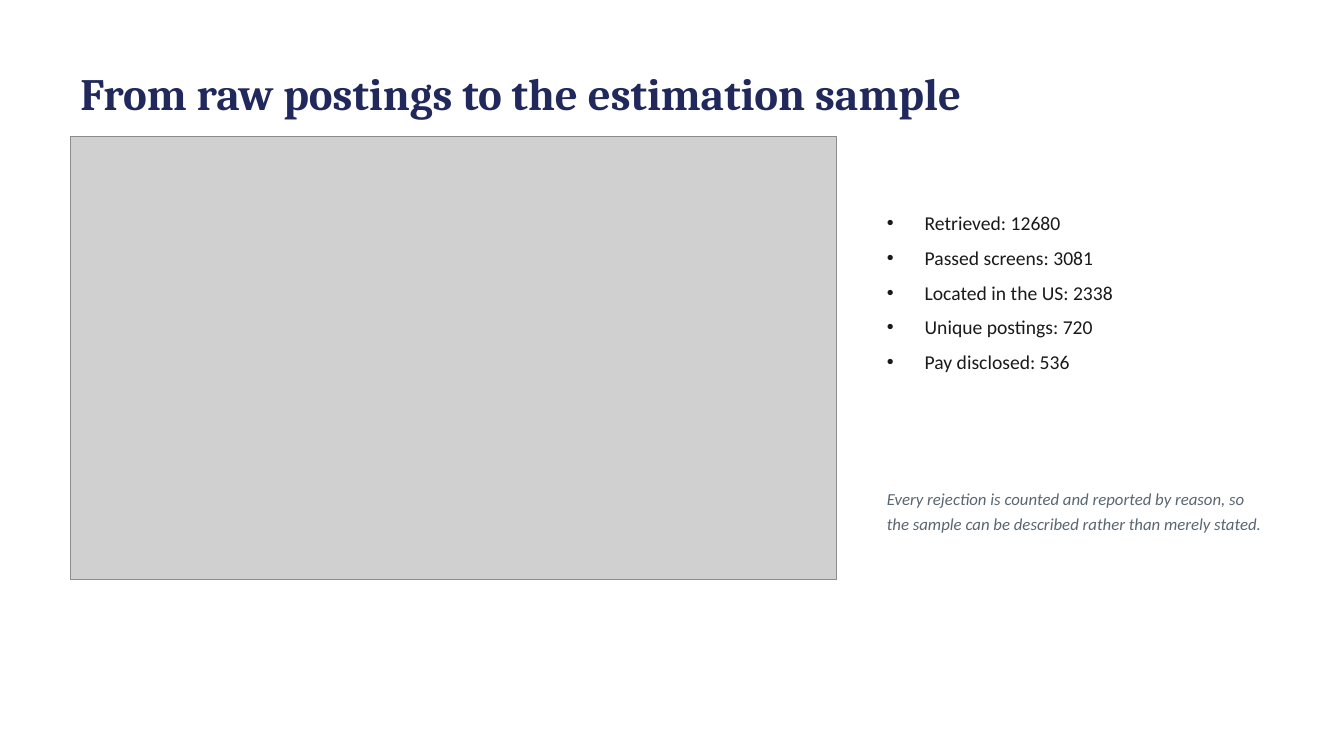
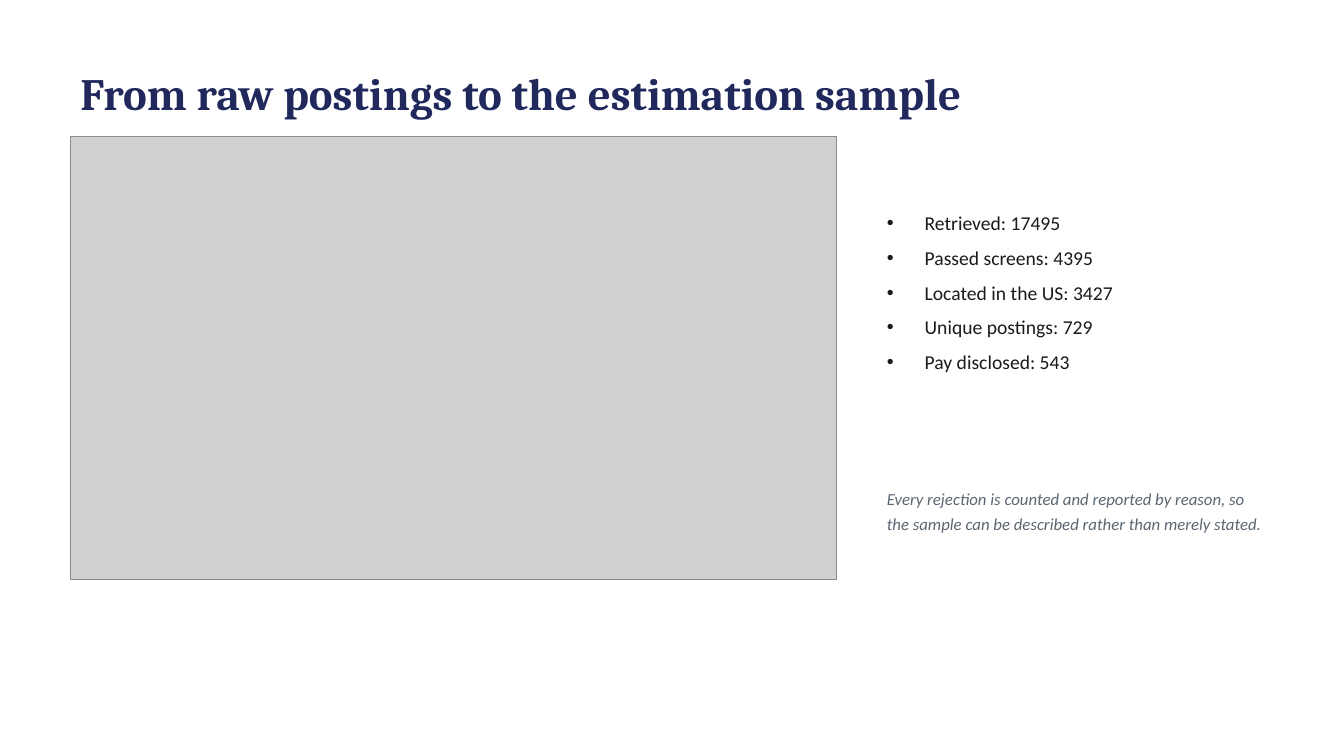
Before and after one commit to hendeal-cyber/Modern-Labor-Market-Data-Submission, a slide deck: slide 5 of paper/presentation.pptx. Drawn at 1344x756 pixels with LibreOffice and Linux fonts; fonts in the diff are those of the drawing; grey boxes stand for pictures. Boxes give left, top, right and bottom in pixels: in the first picture for what was removed or moved away, otherwise in the second. Text is boxed around its words. In the diff, an @@ line names an element or a change of style, - is before the commit and + after.

```diff
--- a/paper/presentation.pptx
+++ b/paper/presentation.pptx
@@ text at [925,216,1113,372]: text changed @@
-• Retrieved: 12680
-• Passed screens: 3081
-• Located in the US: 2338
-• Unique postings: 720
-• Pay disclosed: 536
+• Retrieved: 17495
+• Passed screens: 4395
+• Located in the US: 3427
+• Unique postings: 729
+• Pay disclosed: 543
```
Also in this commit, not shown: 2 other slides changed, 19 other files.
